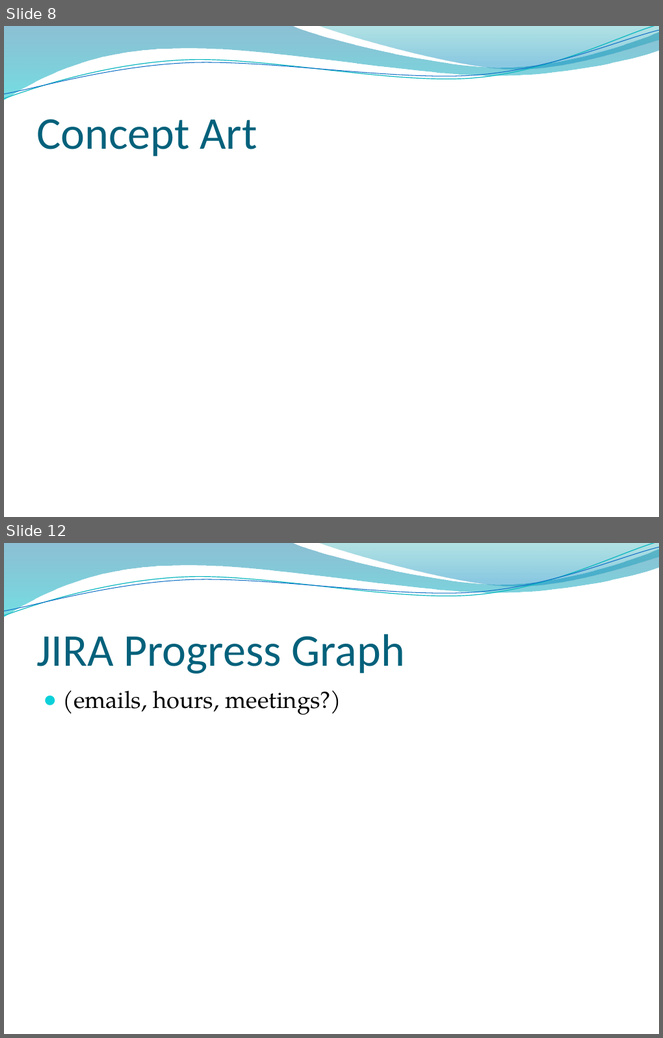
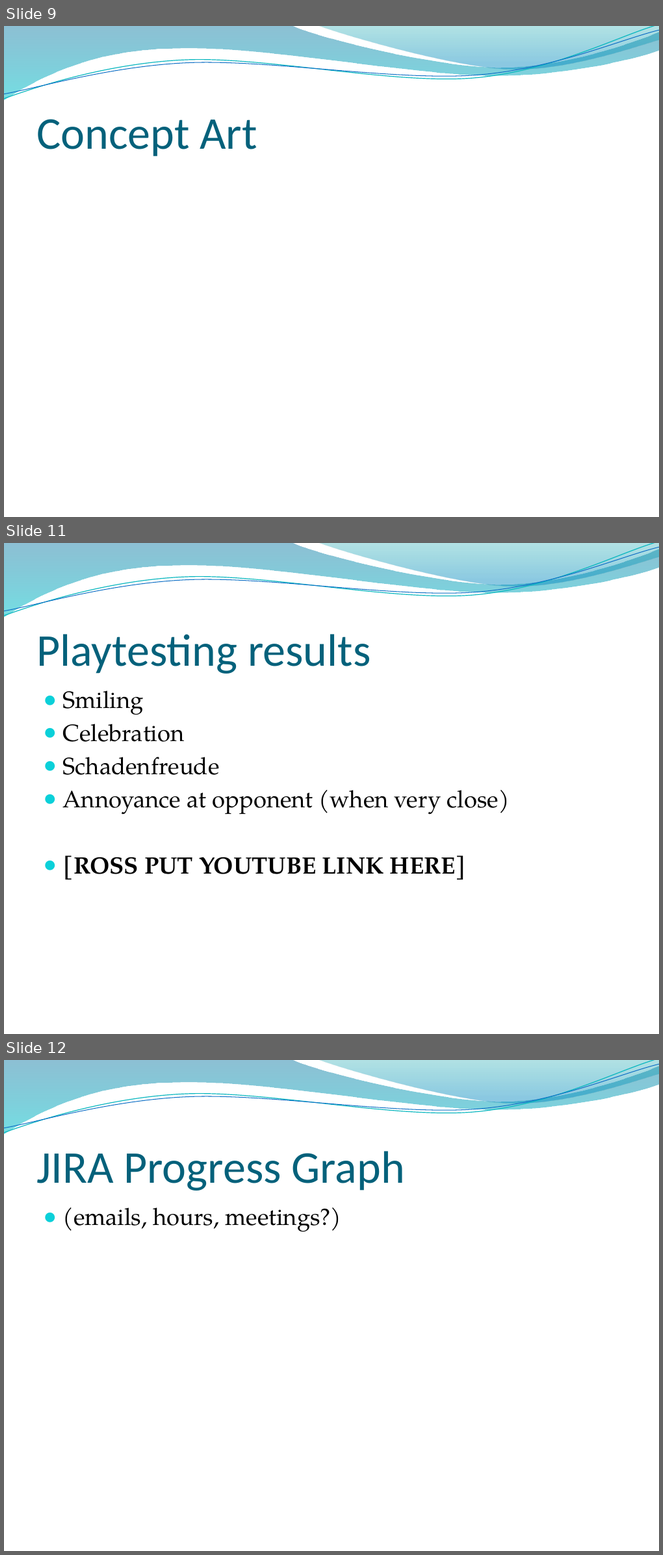
Before and after one commit to UoSGamesGroups/second-semester-s2-group-20, a slide deck: Presentations/Pitch 1 Presentation.pptx. Shown one above the other, each under a label of ours: slides 8 and 12 before the commit, slides 9, 11 and 12 after it; the slides between them are not shown. The pictures are 663x1038 and 663x1555 pixels, drawn with LibreOffice and Linux fonts; fonts in the diff are those of the drawing; background and template pictures are left out. Boxes give left, top, right and bottom in pixels: in the first picture for what was removed or moved away, otherwise in the second. Text is boxed around its words. In the diff, an @@ line names an element or a change of style, - is before the commit and + after.

```diff
--- a/Presentations/Pitch 1 Presentation.pptx
+++ b/Presentations/Pitch 1 Presentation.pptx
@@ slide 11 added at box(4, 543, 659, 1034), background picture (left out); not listed: 4 template elements that a slide beside it also shows @@
@@ title added at box(36, 634, 371, 674), 50 pt, text #04617B @@
+Playtesting results
@@ text added at box(63, 691, 510, 880), 26 pt, text #000000 @@
+● Smiling
+● Celebration
+● Schadenfreude
+● Annoyance at opponent (when very close)
+● [ROSS PUT YOUTUBE LINK HERE]
@@ what was slide 8 is now slide 9 @@
```
Also in this commit, not shown: 6 slides changed, 4 other slides added, 5 slides removed.
